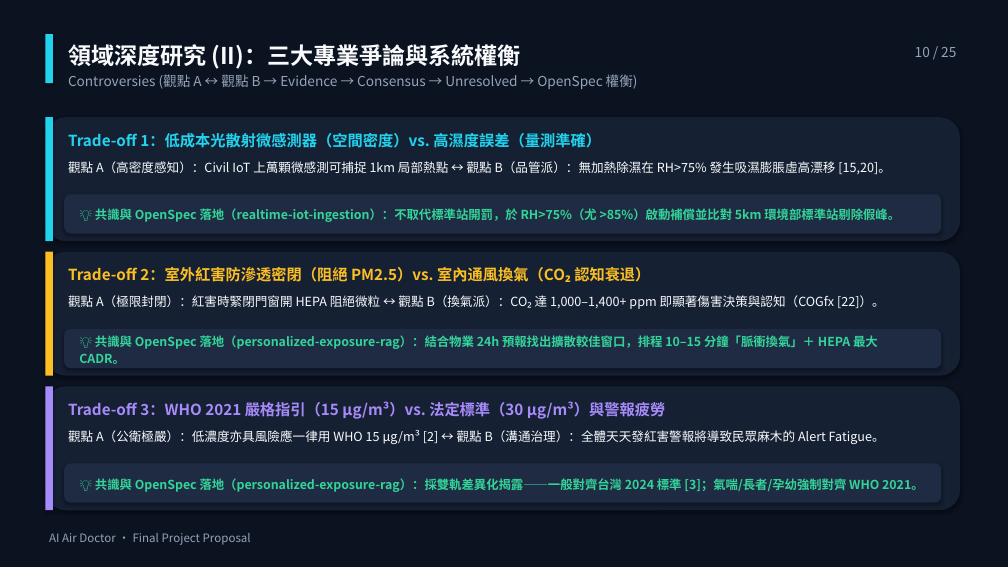
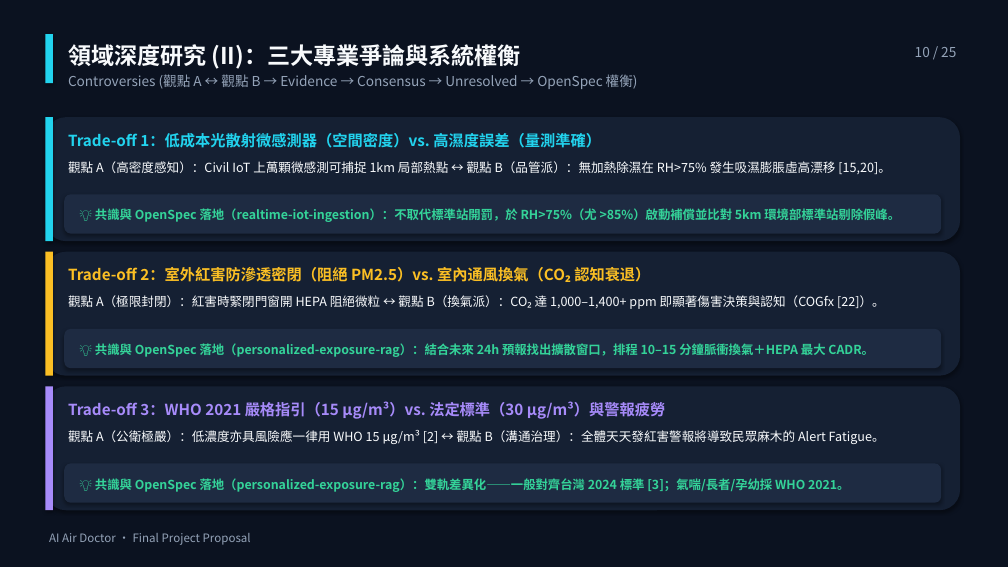
Before and after one commit to ajidohf9/DIC3_Proposal_Refactor_OpenSpec, a slide deck: slide 10 of docs/Proposal_AI_Air_Doctor.pptx. Drawn at 1008x567 pixels with LibreOffice and Linux fonts; fonts in the diff are those of the drawing. Boxes give left, top, right and bottom in pixels: in the first picture for what was removed or moved away, otherwise in the second. Text is boxed around its words. In the diff, an @@ line names an element or a change of style, - is before the commit and + after.

```diff
--- a/docs/Proposal_AI_Air_Doctor.pptx
+++ b/docs/Proposal_AI_Air_Doctor.pptx
@@ text at (x1=95, y1=343, x2=874, y2=357): text changed @@
-💡 共識與 OpenSpec 落地（personalized-exposure-rag）：結合物業 24h 預報找出擴散較佳窗口，排程 10–15 分鐘「脈衝換氣」＋ HEPA 最大 CADR。
+💡 共識與 OpenSpec 落地（personalized-exposure-rag）：結合未來 24h 預報找出擴散窗口，排程 10–15 分鐘脈衝換氣＋HEPA 最大 CADR。
@@ text at (x1=95, y1=478, x2=850, y2=492): text changed @@
-💡 共識與 OpenSpec 落地（personalized-exposure-rag）：採雙軌差異化揭露——一般對齊台灣 2024 標準 [3]；氣喘/長者/孕幼強制對齊 WHO 2021。
+💡 共識與 OpenSpec 落地（personalized-exposure-rag）：雙軌差異化——一般對齊台灣 2024 標準 [3]；氣喘/長者/孕幼採 WHO 2021。
```
Also in this commit, not shown: 5 other slides changed, 6 other files.
